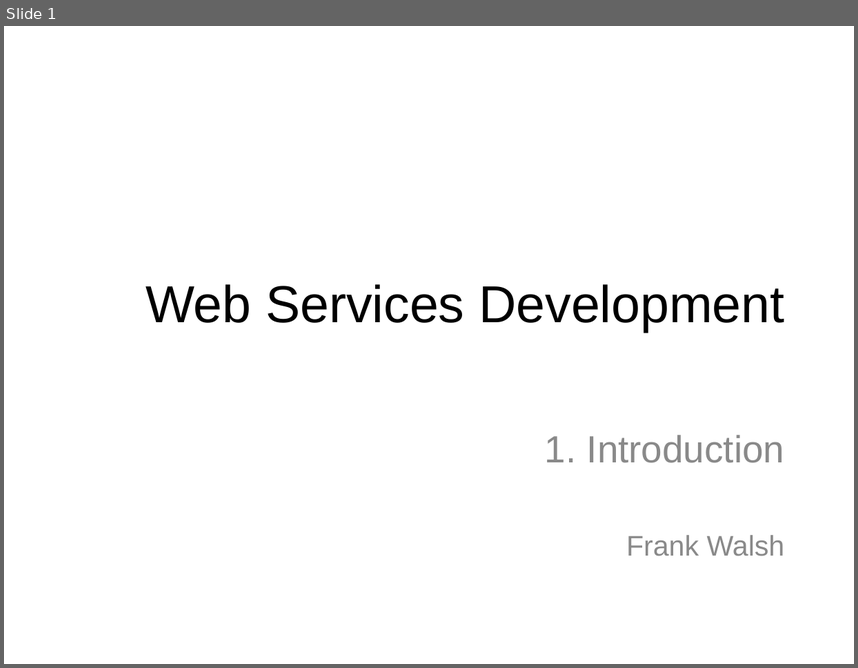
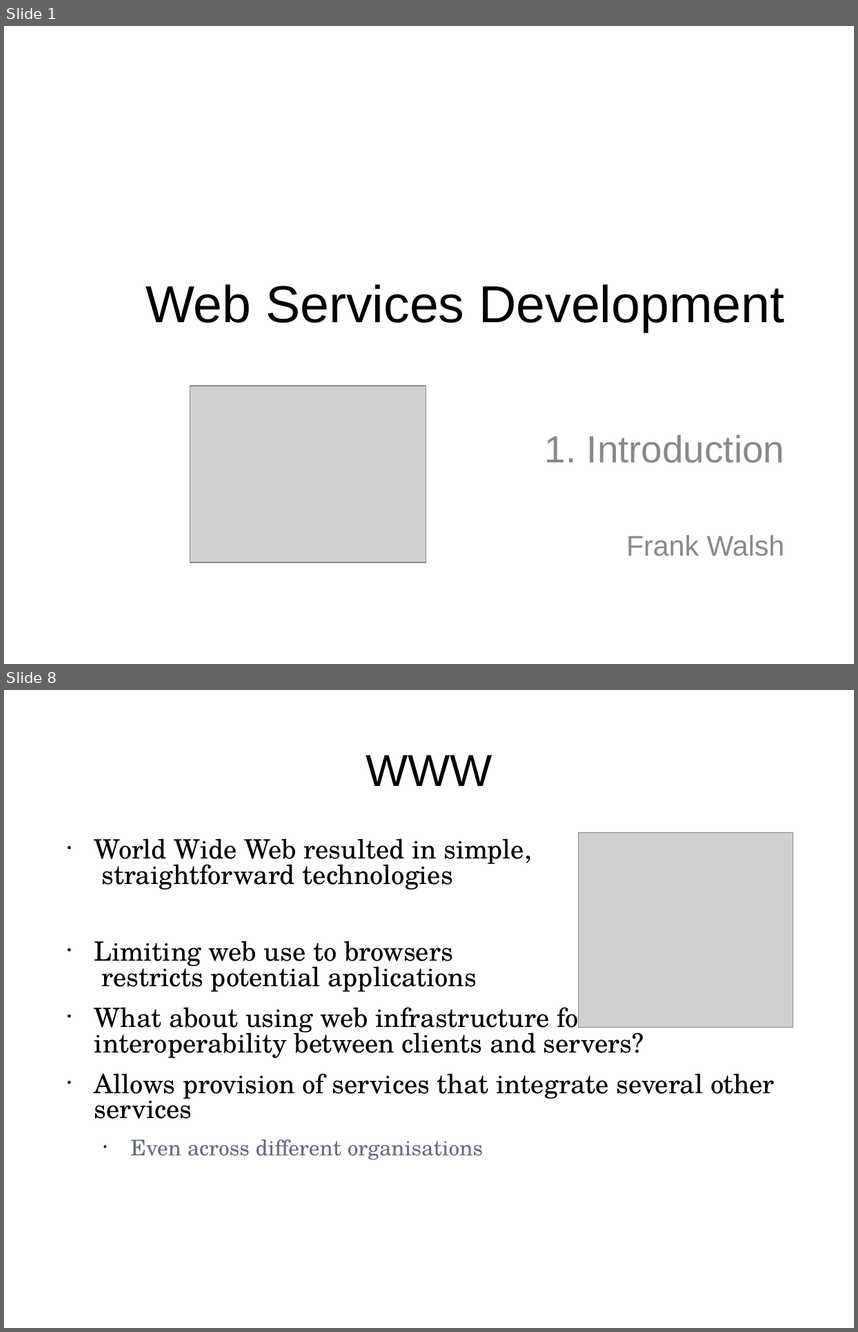
Before and after one commit to fxwalsh/webservicesdev-2016, a slide deck: topic01/talk-1/web-services-intro.odp. Shown one above the other, each under a label of ours: slide 1 before the commit, slides 1 and 8 after it; the slides between them are not shown. The pictures are 858x668 and 858x1332 pixels, drawn with LibreOffice and Linux fonts; fonts in the diff are those of the drawing; grey boxes stand for pictures. Boxes give left, top, right and bottom in pixels: in the first picture for what was removed or moved away, otherwise in the second. Text is boxed around its words. In the diff, an @@ line names an element or a change of style, - is before the commit and + after.

```diff
--- a/topic01/talk-1/web-services-intro.odp
+++ b/topic01/talk-1/web-services-intro.odp
@@ slide 8 added at [4,690,854,1328], background #FFFFFF @@
@@ title added at [366,755,492,786], 42.1 pt, text #000000 @@
+WWW
@@ picture added at [579,832,793,1027] @@
@@ text added at [94,838,775,1160], 25 pt, text #000000 @@
+• World Wide Web resulted in simple,
+  straightforward technologies
+• Limiting web use to browsers
+  restricts potential applications
+• What about using web infrastructure for richer interoperability between clients and servers?
+• Allows provision of services that integrate several other services
+  • Even across different organisations
@@ slide 1 changed as well @@
@@ picture added at [190,385,426,562] @@
```
Also in this commit, not shown: 1 other slide changed, 10 other slides added, 2 other files.
